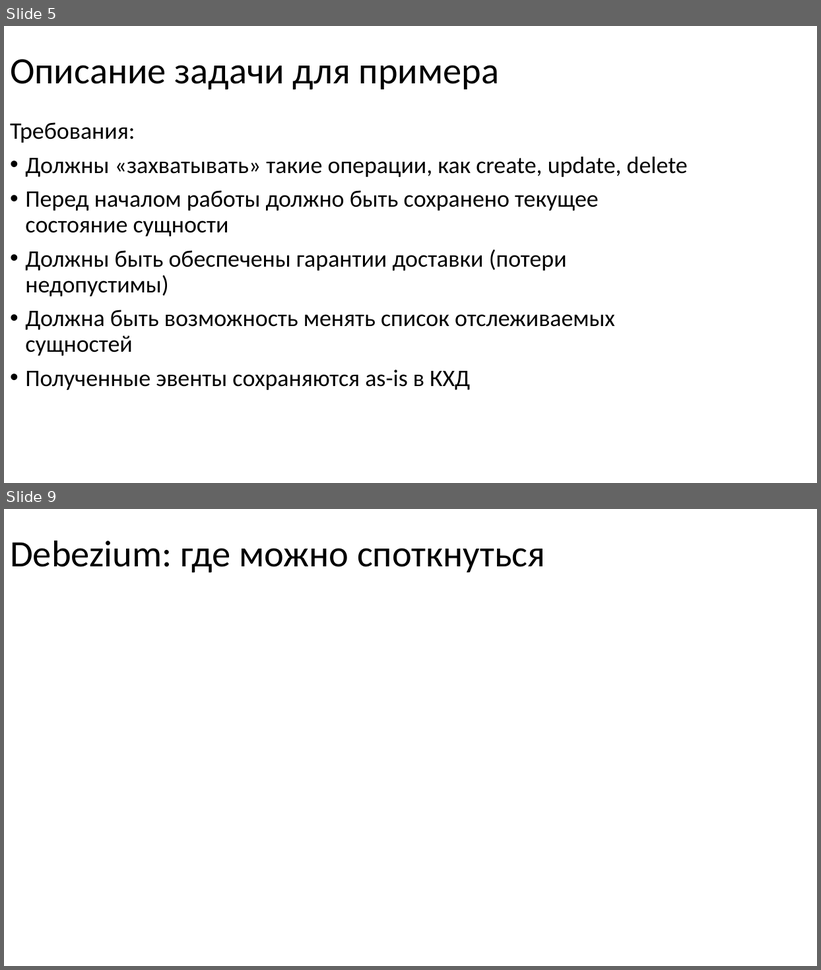
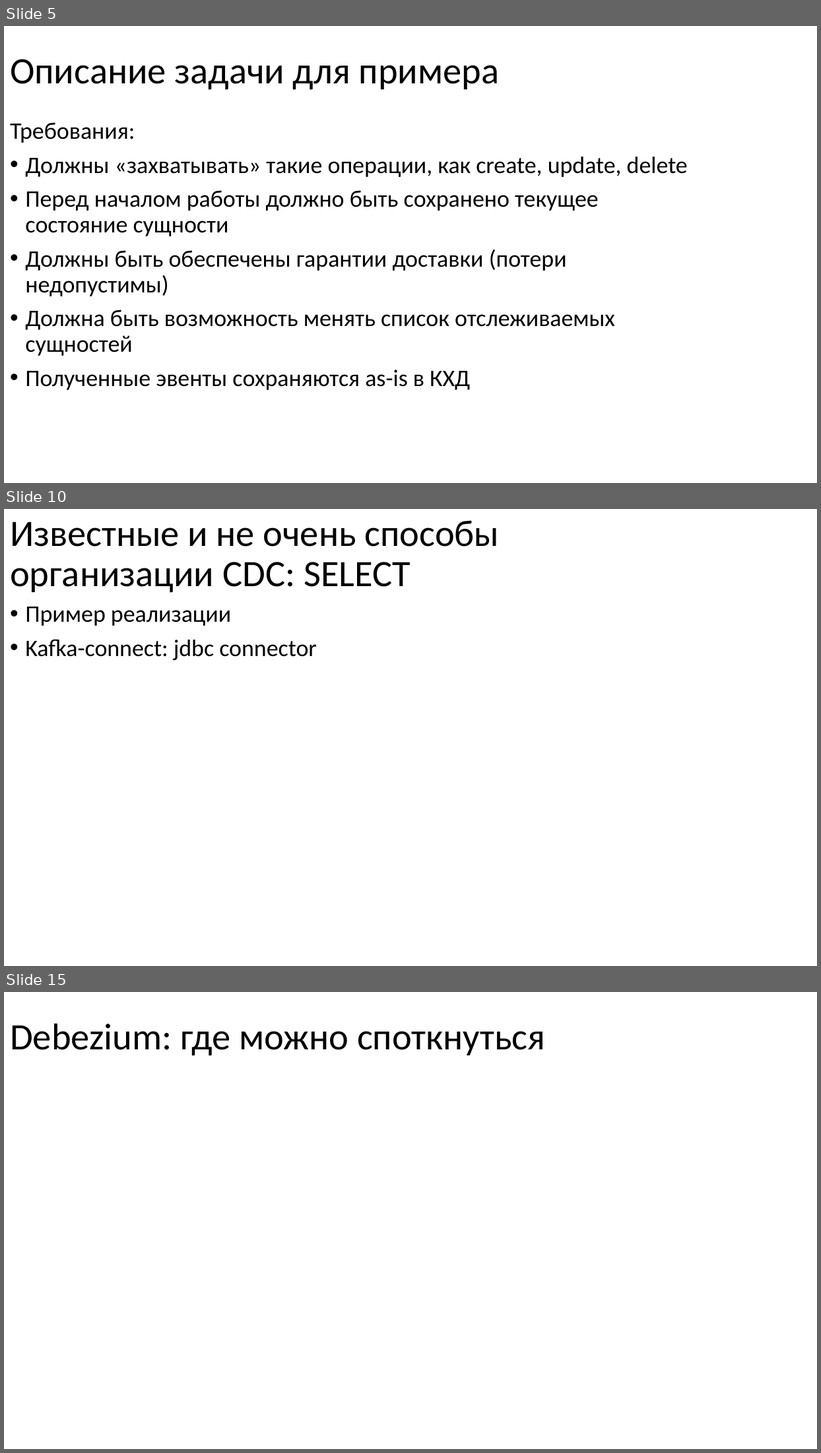
Before and after one commit to nryanov/presentations, a slide deck: smartdata/cdc-via-debezium/debezium-smartdata2025.pptx. Shown one above the other, each under a label of ours: slides 5 and 9 before the commit, slides 5, 10 and 15 after it; the slides between them are not shown. The pictures are 821x970 and 821x1453 pixels, drawn with LibreOffice and Linux fonts; fonts in the diff are those of the drawing. Boxes give left, top, right and bottom in pixels: in the first picture for what was removed or moved away, otherwise in the second. Text is boxed around its words. In the diff, an @@ line names an element or a change of style, - is before the commit and + after.

```diff
--- a/smartdata/cdc-via-debezium/debezium-smartdata2025.pptx
+++ b/smartdata/cdc-via-debezium/debezium-smartdata2025.pptx
@@ slide 10 added at (4, 509, 817, 966), background #FFFFFF @@
@@ title added at (10, 520, 499, 593), 44 pt, text #000000 @@
+Известные и не очень способы организации CDC: SELECT
@@ text added at (25, 607, 317, 660), 28 pt, text #000000 @@
+• Пример реализации
+• Kafka-connect: jdbc connector
@@ what was slide 9 is now slide 15 @@
```
Also in this commit, not shown: 4 slides changed, 6 other slides added.
